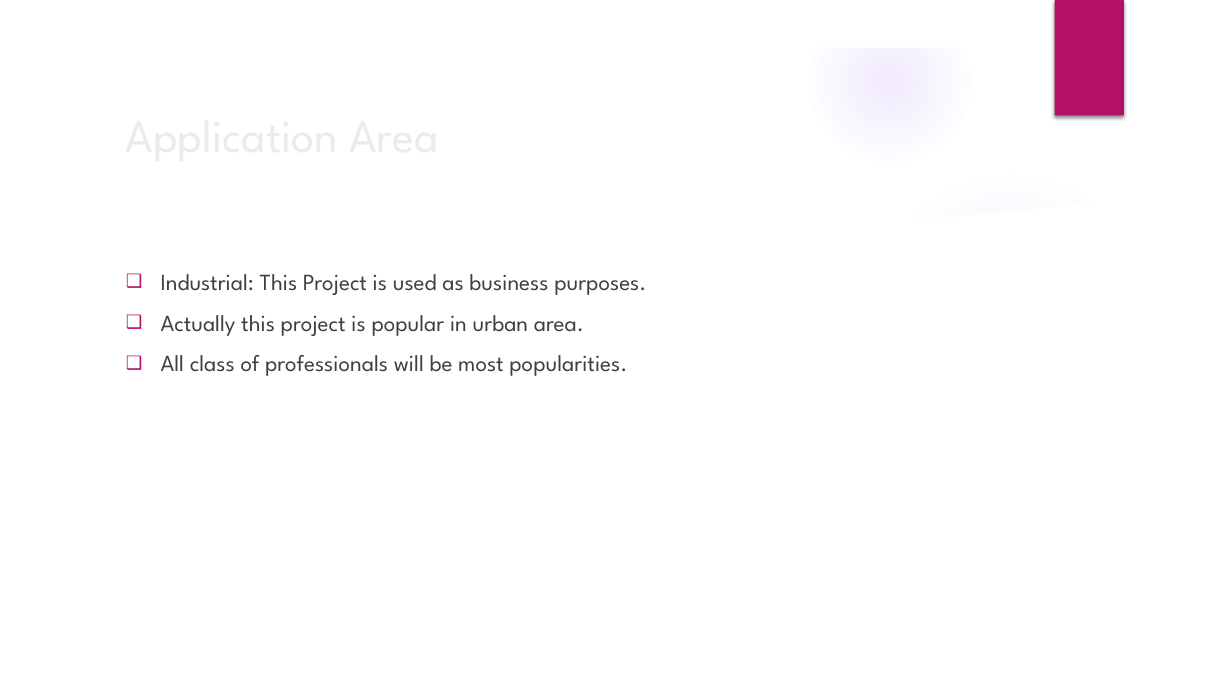
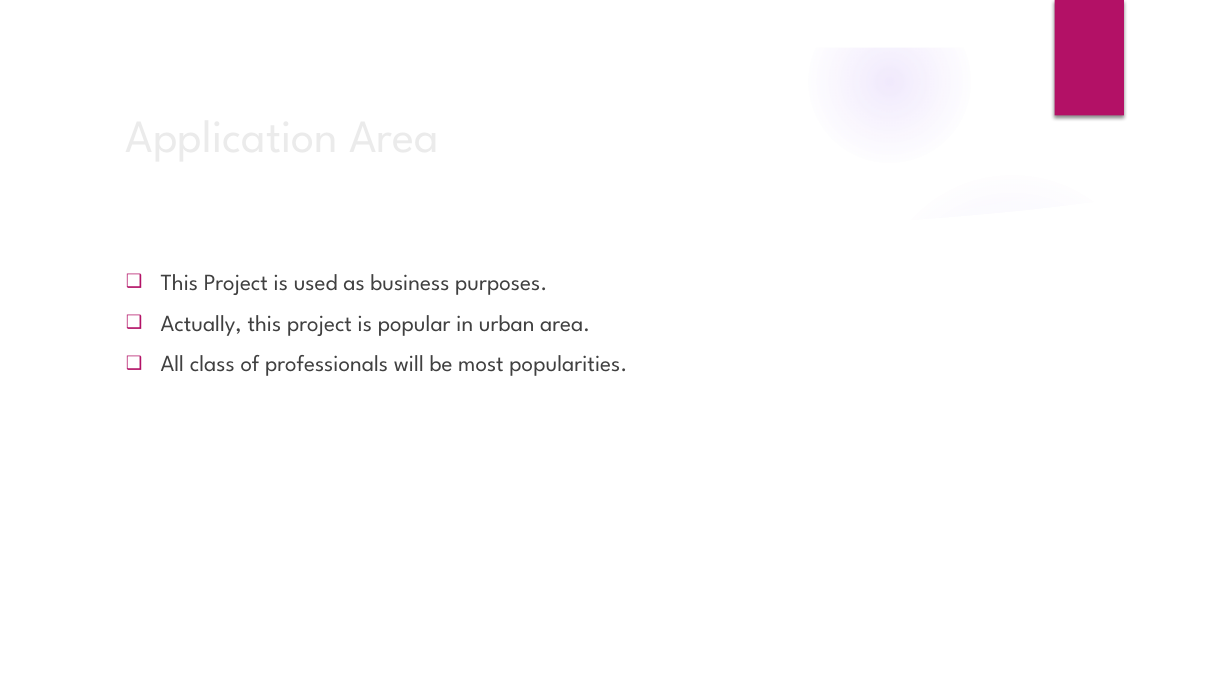
Before and after one commit to ShahabuddinAhmed/Presentation, a slide deck: slide 6 of HouseRenting.pptx. Drawn at 1232x693 pixels with LibreOffice and Linux fonts; fonts in the diff are those of the drawing; background and template pictures are left out. Boxes give left, top, right and bottom in pixels: in the first picture for what was removed or moved away, otherwise in the second. Text is boxed around its words. In the diff, an @@ line names an element or a change of style, - is before the commit and + after.

```diff
--- a/HouseRenting.pptx
+++ b/HouseRenting.pptx
@@ text at box(161, 274, 590, 336): text changed @@
-❑ Industrial: This Project is used as business purposes.
-❑ Actually this project is popular in urban area.
+❑ This Project is used as business purposes.
+❑ Actually, this project is popular in urban area.
```
Also in this commit, not shown: 5 other slides changed, 3 slides added, 2 slides removed.
